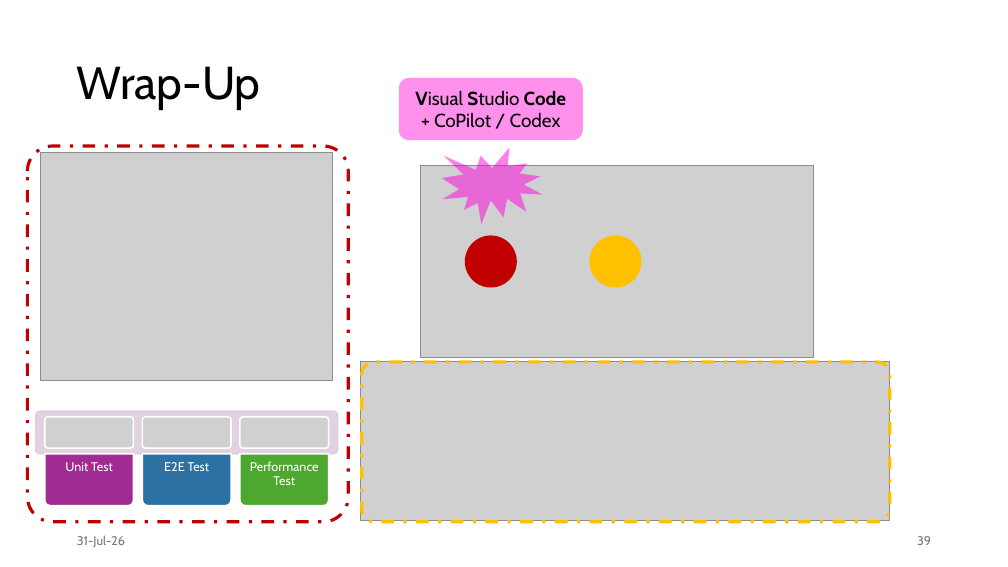
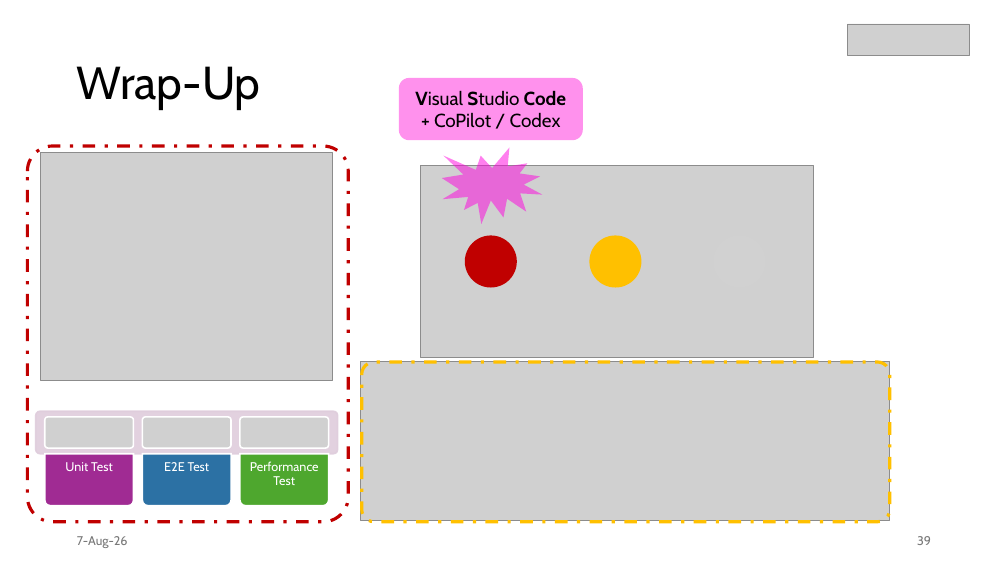
Before and after one commit to ploy-np/vibe-coding-101, a slide deck: slide 39 of vibe-coding.pptx. Drawn at 1008x567 pixels with LibreOffice and Linux fonts; fonts in the diff are those of the drawing; grey boxes stand for pictures. Boxes give left, top, right and bottom in pixels: in the first picture for what was removed or moved away, otherwise in the second. Text is boxed around its words. In the diff, an @@ line names an element or a change of style, - is before the commit and + after.

```diff
--- a/vibe-coding.pptx
+++ b/vibe-coding.pptx
@@ picture added at (x1=848, y1=24, x2=969, y2=55) @@
@@ text at (x1=77, y1=536, x2=128, y2=548): text changed @@
-31-Jul-26
+7-Aug-26
```
Also in this commit, not shown: 37 other slides changed.
